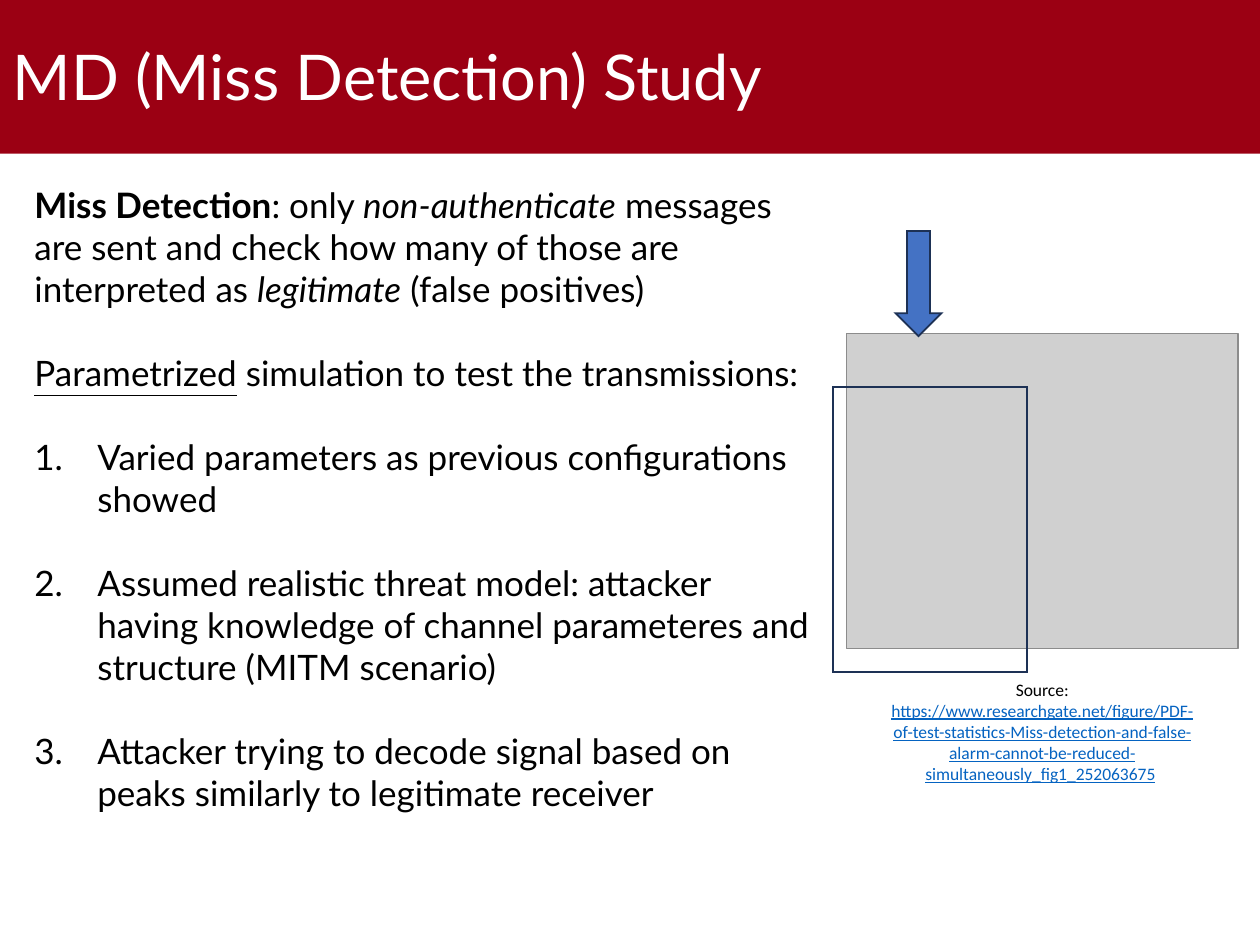
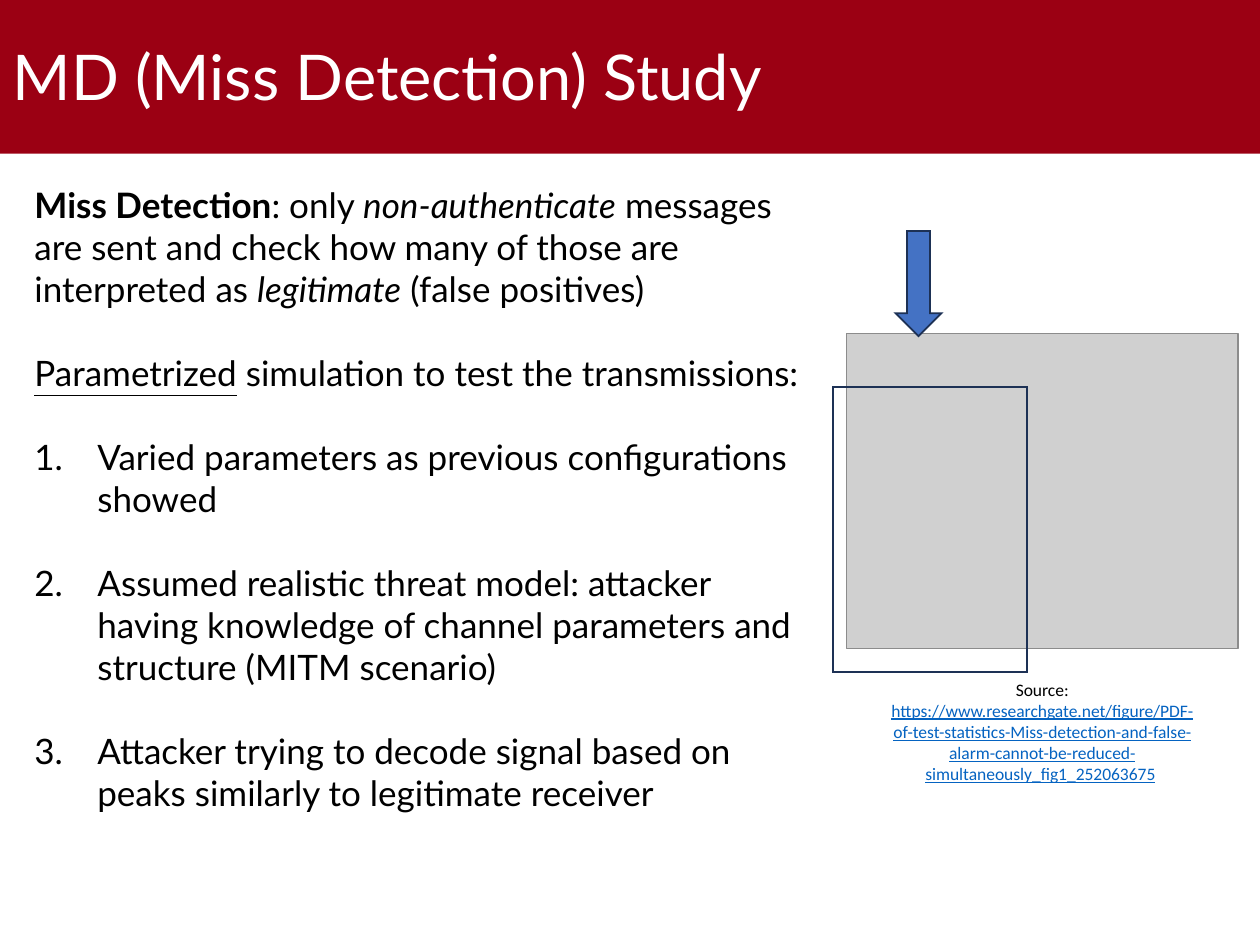
Before and after one commit to gabrielrovesti/PLA-Bluetooth-Environment, a slide deck: slide 8 of Third Part - Physical Layer Device Authentication/Slides/PLA Bluetooth Environment.pptx. Drawn at 1260x945 pixels with LibreOffice and Linux fonts; fonts in the diff are those of the drawing; grey boxes stand for pictures; background and template pictures are left out. Boxes give left, top, right and bottom in pixels: in the first picture for what was removed or moved away, otherwise in the second. Text is boxed around its words. In the diff, an @@ line names an element or a change of style, - is before the commit and + after.

```diff
--- a/Third Part - Physical Layer Device Authentication/Slides/PLA Bluetooth Environment.pptx
+++ b/Third Part - Physical Layer Device Authentication/Slides/PLA Bluetooth Environment.pptx
@@ text at (97, 570, 791, 685): text changed @@
-2. Assumed realistic threat model: attacker having knowledge of channel parameteres and structure (MITM scenario)
+2. Assumed realistic threat model: attacker having knowledge of channel parameters and structure (MITM scenario)
```
Also in this commit, not shown: 1 other slide changed, 1 other file.
